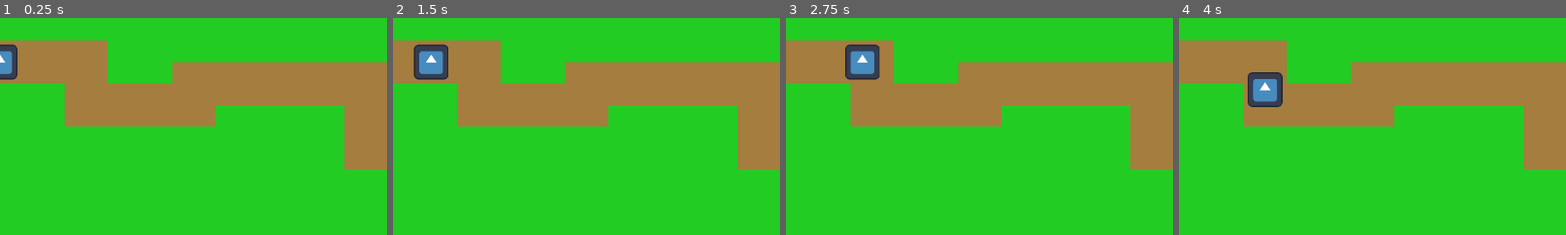
Above: before the commit, frames 1-4 (left to right).
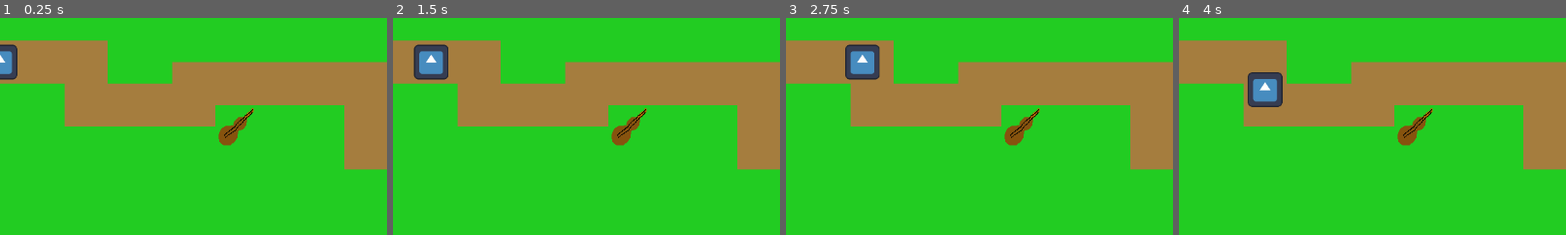
Above: after the commit, the same moments.

Repository: HedgeLizards/lout
Game: Godot game, scene res://scenes/world.tscn
Same seed, same stepped clock (60 frames per second), same inputs: the game is played once before the commit and once after it. The engine's default icon, where the game draws it, is replaced by a stand-in: a white triangle on a blue panel in a dark square.
Inputs (mouse positions are % of the whole screen's width and height, from its top left):
- Up to frame 1 (0.25 s): no input
- Up to frame 2 (1.5 s): tap Enter at 0.5 s; move the mouse to (97, 15) at 0.52 s; click (97, 15) at 0.67 s; move the mouse to (97, 26) at 1.27 s; click (97, 26) at 1.42 s
- Up to frame 3 (2.75 s): tap Space at 2 s; move the mouse to (97, 36) at 2.02 s; click (97, 36) at 2.17 s
- Up to frame 4 (4 s): tap Enter at 2.75 s; move the mouse to (45, 70) at 2.77 s; click (45, 70) at 2.92 s; move the mouse to (80, 65) at 3.52 s; click (80, 65) at 3.67 s
The pictures show only the part of the screen within x 0-50%, y 5-55%; the shares and areas given below are measured in that part.

The runs differ from the first frame. In frame 1, 0.6% of the frame differs, in the area x 56-66%, y 41-59%; in frame 2, 0.6%; in frame 3, 0.6%; in frame 4, 0.6%.
Error in both runs: Cannot call method 'add_child' on a null value. (res://code/builder.gd:29)

Commit message:
add projectile

Diff:
--- /dev/null
+++ b/code/projectile.gd
@@ -0,0 +1,25 @@
+extends Sprite2D
+
+var target_pos: Vector2
+var target: Node
+var start_pos: Vector2
+var progress: float = 0.0
+var total_flight: float = 0.3
+var damage: float = 1
+
+
+func _ready() -> void:
+	start_pos = position
+
+func _process(delta: float) -> void:
+	if is_instance_valid(target):
+		target_pos = target.position
+	progress = min(progress + delta, total_flight)
+	position = lerp(start_pos, target_pos, progress / total_flight)
+	if progress == total_flight:
+		impact()
+
+func impact() -> void:
+	if is_instance_valid(target):
+		target.damage(damage)
+	queue_free()
--- a/scenes/instruments/stringed.tscn
+++ b/scenes/instruments/stringed.tscn
@@ -1,8 +1,18 @@
-[gd_scene load_steps=2 format=3 uid="uid://bs7ofrpud6qew"]
+[gd_scene load_steps=4 format=3 uid="uid://bs7ofrpud6qew"]
 
+[ext_resource type="Script" uid="uid://cclguq0rtnkna" path="res://code/instrument.gd" id="1_b3lkp"]
 [ext_resource type="Texture2D" uid="uid://bpuo75wm7jr4f" path="res://art/instruments/stringed.png" id="1_two0t"]
 
+[sub_resource type="CircleShape2D" id="CircleShape2D_b3lkp"]
+radius = 128.0
+
 [node name="Stringed" type="Node2D"]
+script = ExtResource("1_b3lkp")
 
 [node name="Sprite2D" type="Sprite2D" parent="."]
 texture = ExtResource("1_two0t")
+
+[node name="Area2D" type="Area2D" parent="."]
+
+[node name="CollisionShape2D" type="CollisionShape2D" parent="Area2D"]
+shape = SubResource("CircleShape2D_b3lkp")
--- a/scenes/level.tscn
+++ b/scenes/level.tscn
@@ -1,9 +1,10 @@
-[gd_scene load_steps=6 format=4 uid="uid://b4iokhlcbjobp"]
+[gd_scene load_steps=7 format=4 uid="uid://b4iokhlcbjobp"]
 
 [ext_resource type="Script" uid="uid://bm8ckcxjhybwo" path="res://code/level.gd" id="1_mx8sn"]
 [ext_resource type="TileSet" uid="uid://3gp1qetcbdfq" path="res://tilesets/background.tres" id="1_w8frs"]
 [ext_resource type="PackedScene" uid="uid://b5b1ybu5vxstb" path="res://scenes/enemy.tscn" id="2_mx8sn"]
 [ext_resource type="PackedScene" uid="uid://dboht7lma5bom" path="res://scenes/instruments/drums.tscn" id="3_ppgk2"]
+[ext_resource type="PackedScene" uid="uid://bs7ofrpud6qew" path="res://scenes/instruments/stringed.tscn" id="5_ppgk2"]
 
 [sub_resource type="Curve2D" id="Curve2D_rwgxs"]
 _data = {
@@ -11,7 +12,7 @@
 }
 point_count = 10
 
-[node name="level" type="Node2D"]
+[node name="Level" type="Node2D"]
 script = ExtResource("1_mx8sn")
 
 [node name="Background" type="TileMapLayer" parent="."]
@@ -32,3 +33,6 @@
 
 [node name="Drums" parent="Towers" instance=ExtResource("3_ppgk2")]
 position = Vector2(896, 352)
+
+[node name="Stringed" parent="Towers" instance=ExtResource("5_ppgk2")]
+position = Vector2(352, 192)
--- /dev/null
+++ b/scenes/pling.tscn
@@ -0,0 +1,6 @@
+[gd_scene load_steps=2 format=3 uid="uid://bdooqy81avn0w"]
+
+[ext_resource type="Script" uid="uid://d005ju6cudbs8" path="res://code/projectile.gd" id="1_ocsyo"]
+
+[node name="Pling" type="Sprite2D"]
+script = ExtResource("1_ocsyo")
Not shown, added: code/projectile.gd.uid
